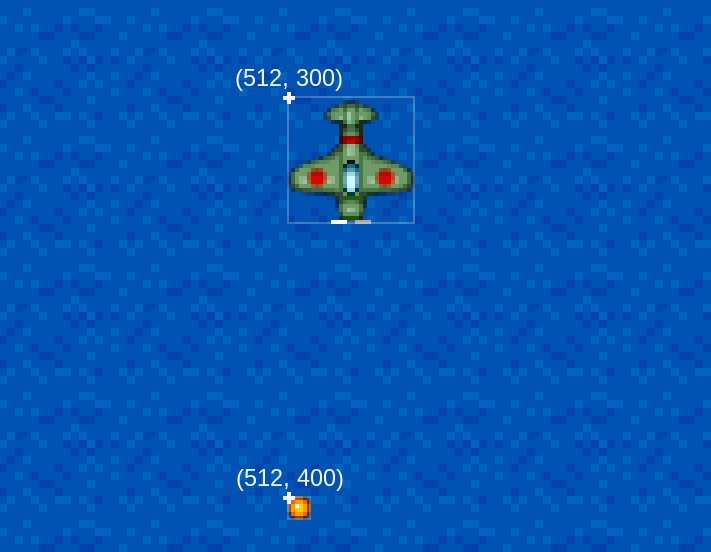
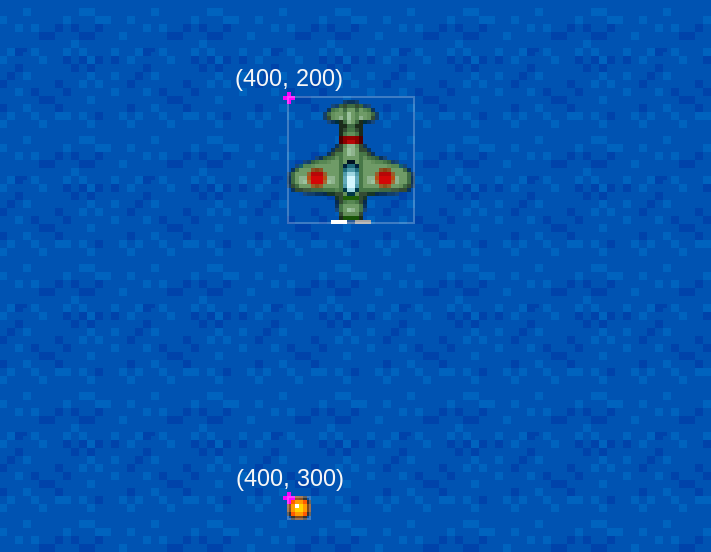
Before/after of a w=711, h=552 layered artwork. What changed in the layer stack:
renamed "(512, 300)" to "(400, 200)", painted on it over [243, 69, 308, 86]
renamed "(512, 400)" to "(400, 300)", painted on it over [244, 469, 310, 486]
painted on "Pasted Layer" over [283, 92, 295, 504]
